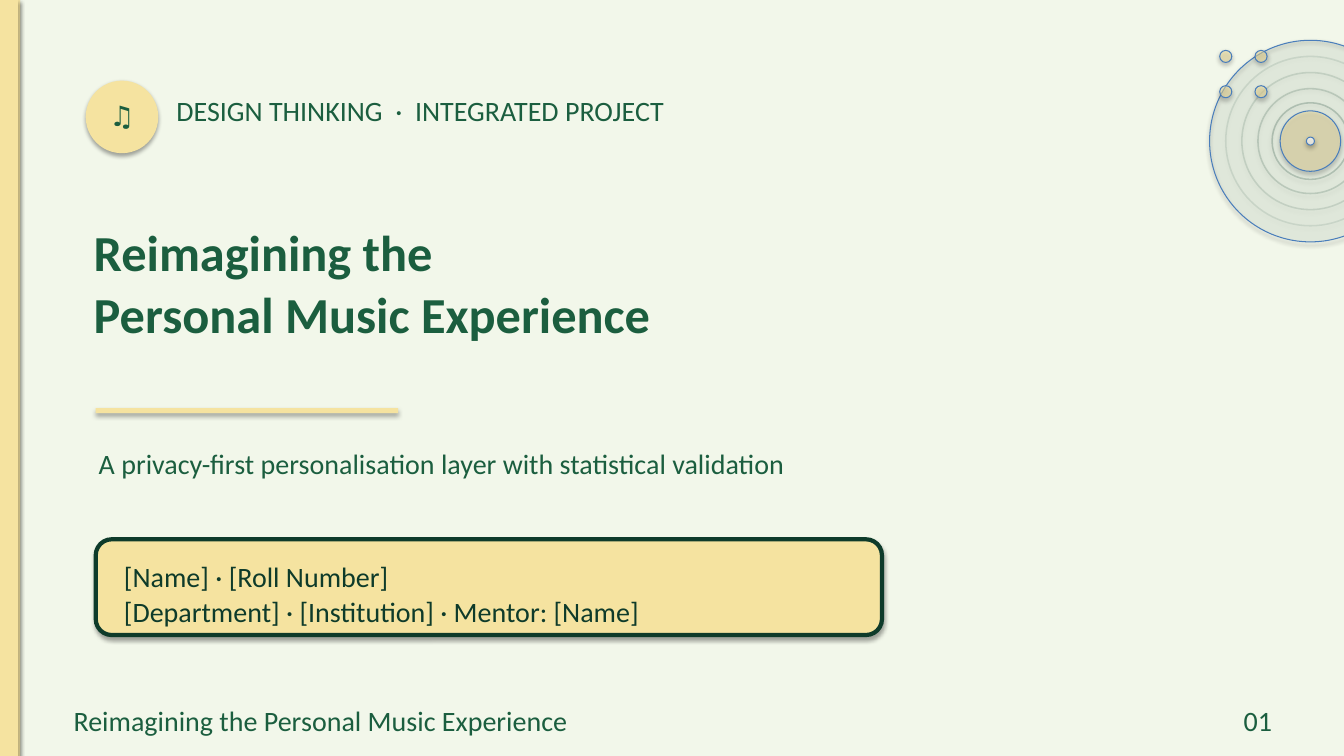
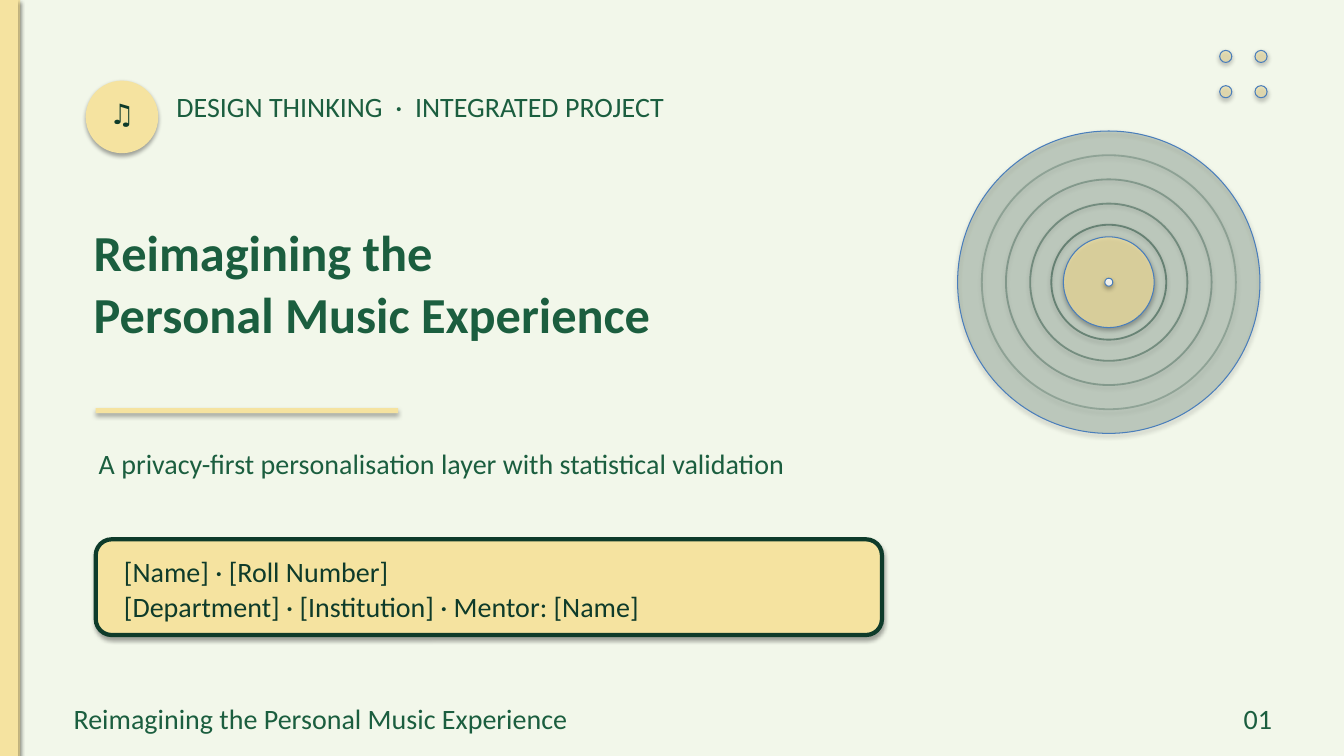
Before and after one commit to preet-kamdar/design-thinking-sem3, a slide deck: slide 1 of docs/Presentation.pptx. Drawn at 1344x756 pixels with LibreOffice and Linux fonts; fonts in the diff are those of the drawing. Boxes give left, top, right and bottom in pixels: in the first picture for what was removed or moved away, otherwise in the second. Text is boxed around its words. In the diff, an @@ line names an element or a change of style, - is before the commit and + after.

```diff
--- a/docs/Presentation.pptx
+++ b/docs/Presentation.pptx
@@ text "DESIGN THINKING · INTEGRATED PROJECT": place and size @@
-text "DESIGN THINKING · INTEGRATED PROJECT" at (176,103,664,121)
+text "DESIGN THINKING · INTEGRATED PROJECT" at (176,99,664,117)
@@ text "♫" at (86,95,158,133): text colour #1B5E3F to #0E3B2A @@
@@ ellipse: place and size @@
-ellipse at (1210,40,1344,242)
+ellipse at (958,131,1260,434)
@@ ellipse at (958,131,1260,434): fill #0E3B2A at 6% opacity to #0E3B2A at 18% opacity @@
@@ ellipse: place and size @@
-ellipse at (1226,56,1344,226)
+ellipse at (982,155,1236,409)
@@ ellipse: place and size @@
-ellipse at (1242,73,1344,210)
+ellipse at (1006,179,1212,385)
@@ ellipse: place and size @@
-ellipse at (1258,89,1344,194)
+ellipse at (1030,204,1188,361)
@@ outline #0E3B2A 1.1 pt to #0E3B2A 1.3 pt in 4 elements at (982,155,1236,409), (1006,179,1212,385), (1030,204,1188,361), (1052,225,1167,340) @@
@@ ellipse: place and size @@
-ellipse at (1272,103,1344,179)
+ellipse at (1052,225,1167,340)
@@ ellipse: place and size @@
-ellipse at (1280,111,1341,171)
+ellipse at (1064,237,1154,328)
@@ ellipse at (1064,237,1154,328): fill #F5E3A0 at 45% opacity to #F5E3A0 at 72% opacity @@
@@ ellipse: place and size @@
-ellipse at (1307,137,1315,145)
+ellipse at (1105,278,1113,286)
@@ ellipse at (1105,278,1113,286): fill #FFFFFF at 70% opacity to #FFFFFF at 85% opacity @@
@@ text "[Name] · [Roll Number]": place and size @@
-text "[Name] · [Roll Number]" at (124,566,639,627)
+text "[Name] · [Roll Number]" at (124,561,639,622)
```
Also in this commit, not shown: 19 other slides changed, 6 other files.
